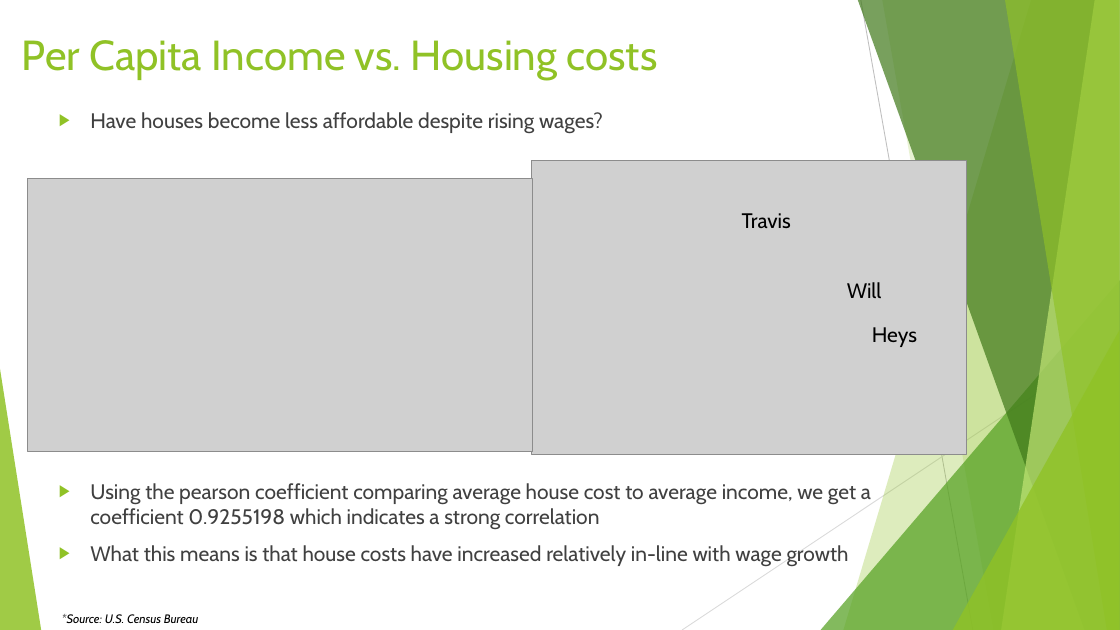
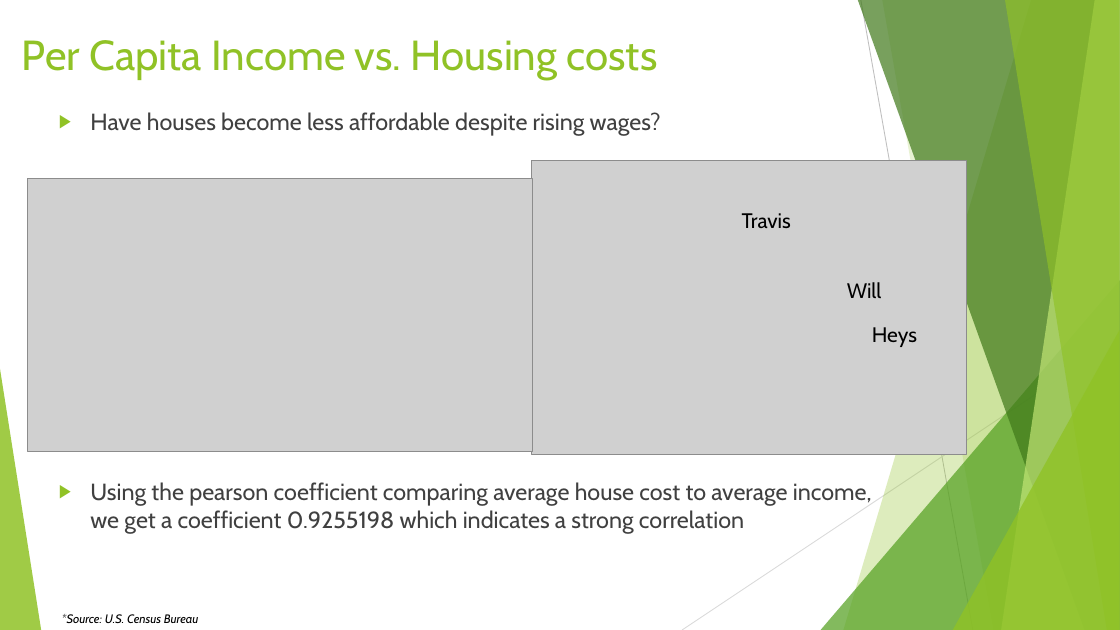
Before and after one commit to taniamukherjee/AustinHouseCrisis, a slide deck: slide 8 of TheHousingCrisis_in_Austin_final.pptx. Drawn at 1120x630 pixels with LibreOffice and Linux fonts; fonts in the diff are those of the drawing; grey boxes stand for pictures. Boxes give left, top, right and bottom in pixels: in the first picture for what was removed or moved away, otherwise in the second. Text is boxed around its words. In the diff, an @@ line names an element or a change of style, - is before the commit and + after.

Commit message:
revised final deck

```diff
--- a/TheHousingCrisis_in_Austin_final.pptx
+++ b/TheHousingCrisis_in_Austin_final.pptx
@@ text "Have houses become less affordable ..." at (90, 112, 661, 136): size 18 to 20 pt @@
@@ text "Using the pearson coefficient comparing ..." at (90, 482, 872, 534): size 18 to 20 pt @@
@@ text at (90, 545, 849, 566): paragraph removed @@
-▶ What this means is that house costs have increased relatively in-line with wage growth
```
